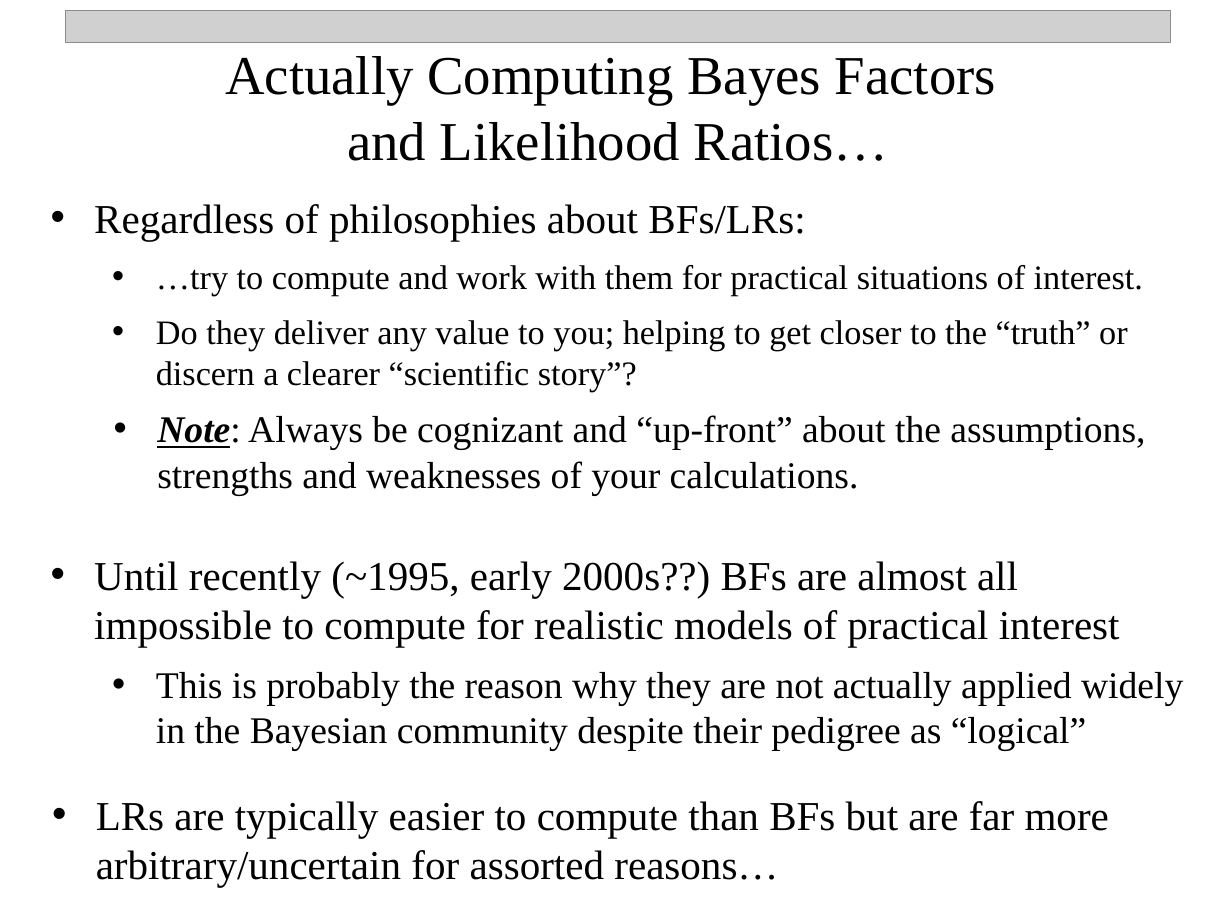
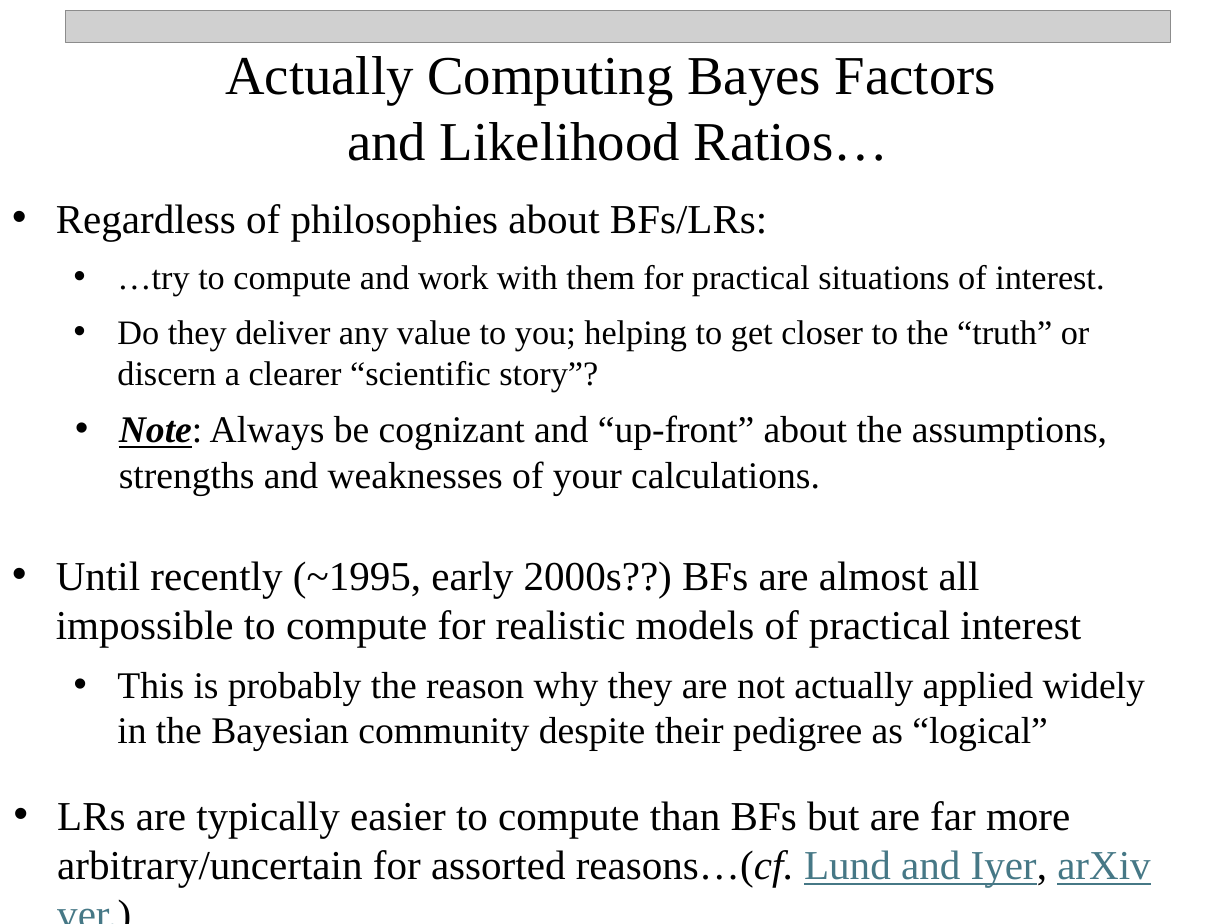
Before and after one commit to npetraco/CHE302, a slide deck: slide 19 of Notes/14_evidence_and_stat_mech.pptx. Drawn at 1232x924 pixels with LibreOffice and Linux fonts; fonts in the diff are those of the drawing; grey boxes stand for pictures. Boxes give left, top, right and bottom in pixels: in the first picture for what was removed or moved away, otherwise in the second. Text is boxed around its words. In the diff, an @@ line names an element or a change of style, - is before the commit and + after.

```diff
--- a/Notes/14_evidence_and_stat_mech.pptx
+++ b/Notes/14_evidence_and_stat_mech.pptx
@@ 3 texts: place and size @@
-3 texts at (94, 204, 1183, 751)
+3 texts at (56, 204, 1145, 751)
@@ text at (57, 801, 1150, 887): text changed @@
-• LRs are typically easier to compute than BFs but are far more arbitrary/uncertain for assorted reasons…
+• LRs are typically easier to compute than BFs but are far more arbitrary/uncertain for assorted reasons…(cf. Lund and Iyer, arXiv ver.)
```
Also in this commit, not shown: 3 other slides changed, 1 other file.
